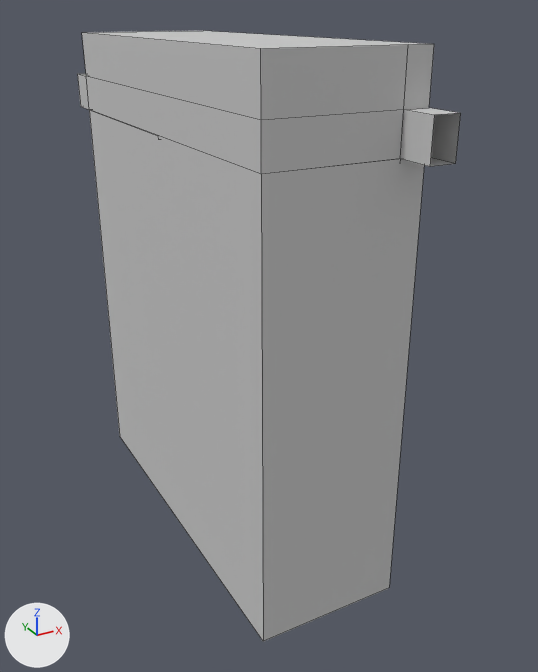
A saved change to the FBX model Assets/Models/room_1.FBX.
One viewpoint serves both versions: a 50 mm lens placed at (-62.6, -70.0, 17.4), pointed at (-5.2, 34.4, -34.8). Every picture has the same lights, and +X, +Y and +Z are marked at lower left. Mesh edges are drawn as thin lines. Where no turn or scale is listed for an object, it has been applied to the vertices. Vertices at the same position are counted once.
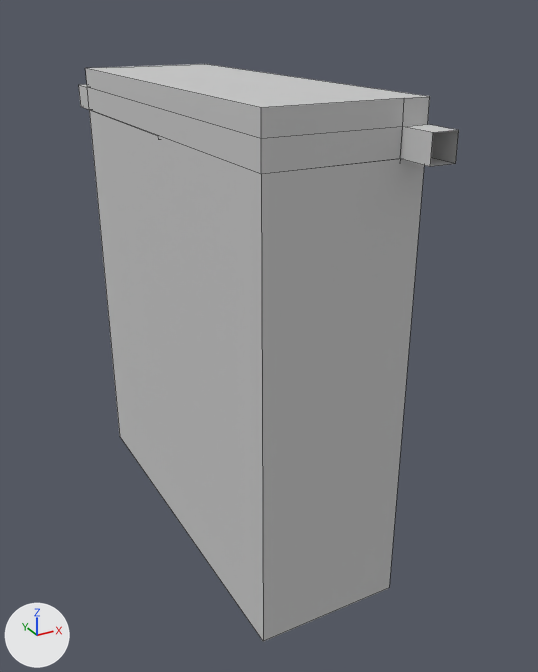
Boxes (x1, y1, x2, y2) around the edits, measured in the pictures (538 x 672 px; the box of a moved part takes in the faces that stretch with it):
'Object002', reshaped: before (77, 31, 461, 641); after (79, 64, 459, 641)
part 1 of me_mesh, moved or reshaped: before (77, 31, 461, 174); after (79, 64, 459, 174)

Patch to the scene script:
```diff
--- a/Assets/Models/room_1.FBX.py
+++ b/Assets/Models/room_1.FBX.py
@@ me_mesh @@
 me_mesh.from_pydata(...)  # 56 vertices, 43 faces; spans x -21.9..2.0, y 0.0..80.0, z -71.3..13.5
 # used by ob_object002; location = (0.0, 0.0, 0.0)
+# me_mesh part 1: all 16 vertices in x -21.9..2.0, y 0.0..80.0, z 6.0..13.5 are scaled about their middle by (1, 1, 0.451), then moved by (0.0, 0.0, -4.1)
 me_mesh.materials.append(mat_01___default)
```
